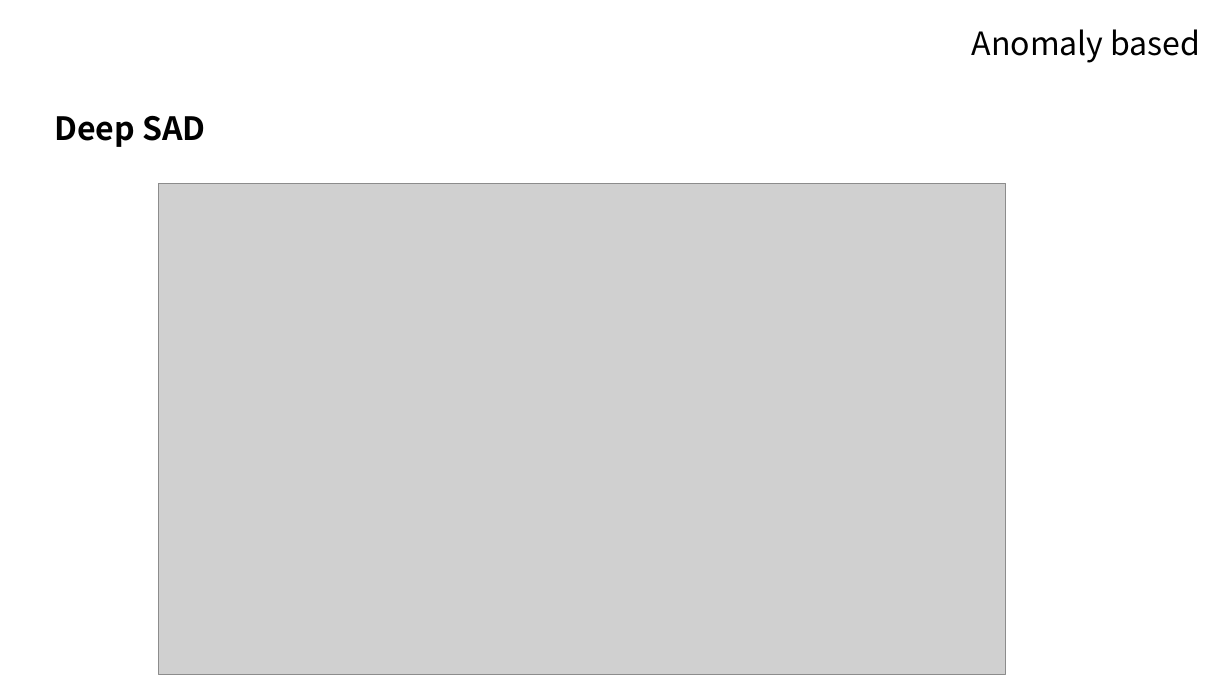
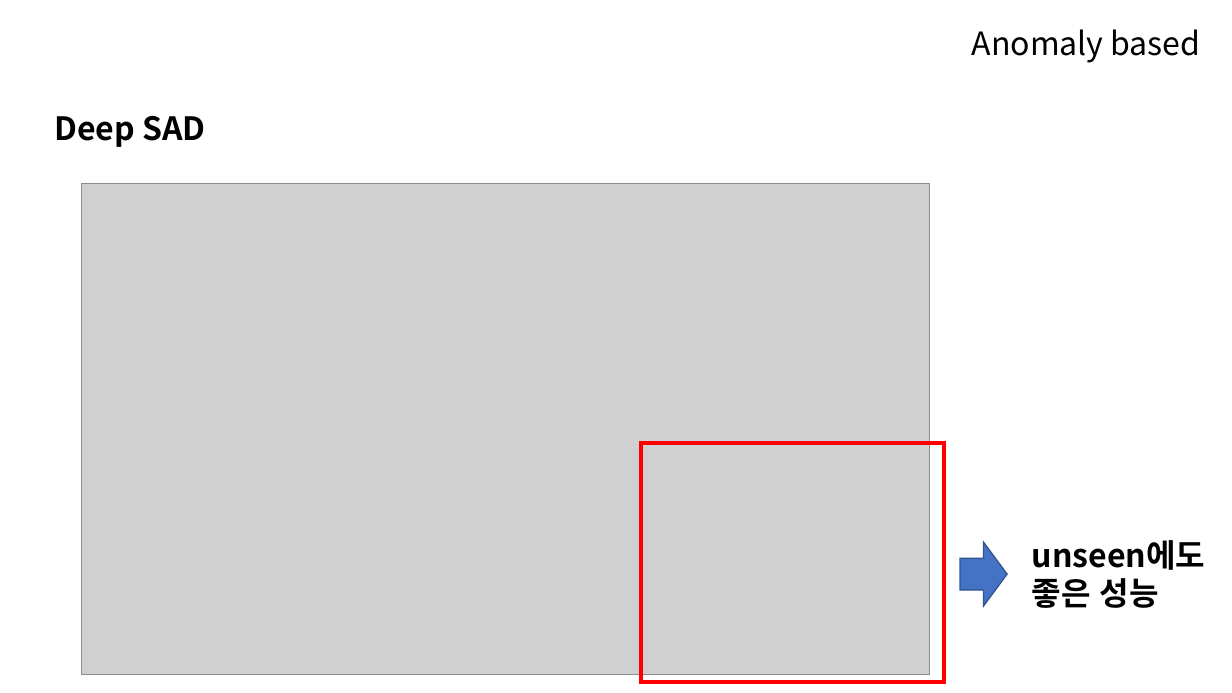
Before and after one commit to 100jy/anomaly-research, a slide deck: slide 24 of fraud_detection.pptx. Drawn at 1232x693 pixels with LibreOffice and Linux fonts; fonts in the diff are those of the drawing; grey boxes stand for pictures. Boxes give left, top, right and bottom in pixels: in the first picture for what was removed or moved away, otherwise in the second. Text is boxed around its words. In the diff, an @@ line names an element or a change of style, - is before the commit and + after.

```diff
--- a/fraud_detection.pptx
+++ b/fraud_detection.pptx
@@ picture: place and size @@
-picture at box(158, 183, 1006, 675)
+picture at box(82, 183, 930, 675)
@@ rectangle added at box(641, 444, 945, 682), outline #FF0000 3 pt @@
@@ right arrow added at box(960, 543, 1007, 606), fill #4472C4, outline #325491 1 pt @@
@@ text added at box(1032, 540, 1206, 608), 25 pt, text #000000, bold @@
+unseen에도
+좋은 성능
```
Also in this commit, not shown: 13 other slides changed.
